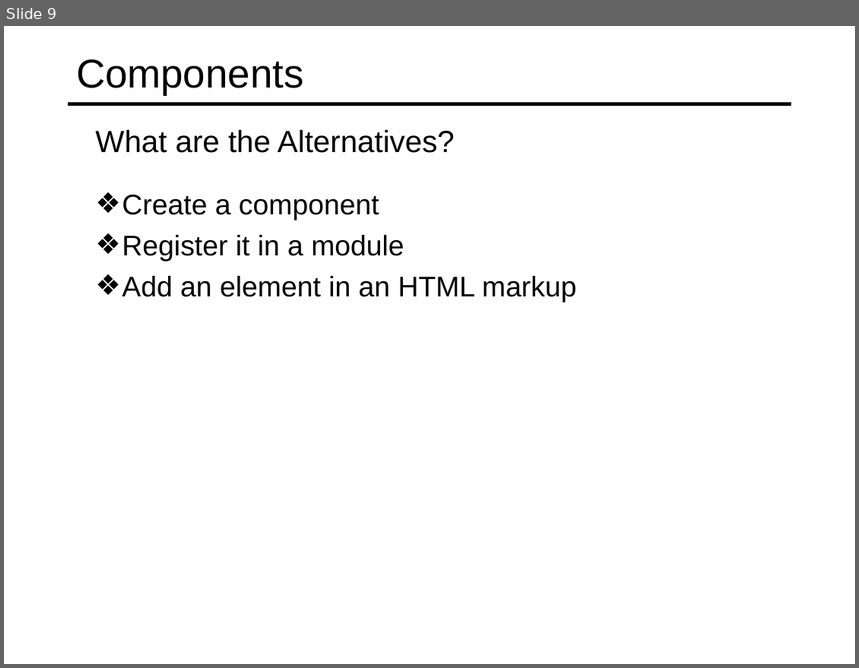
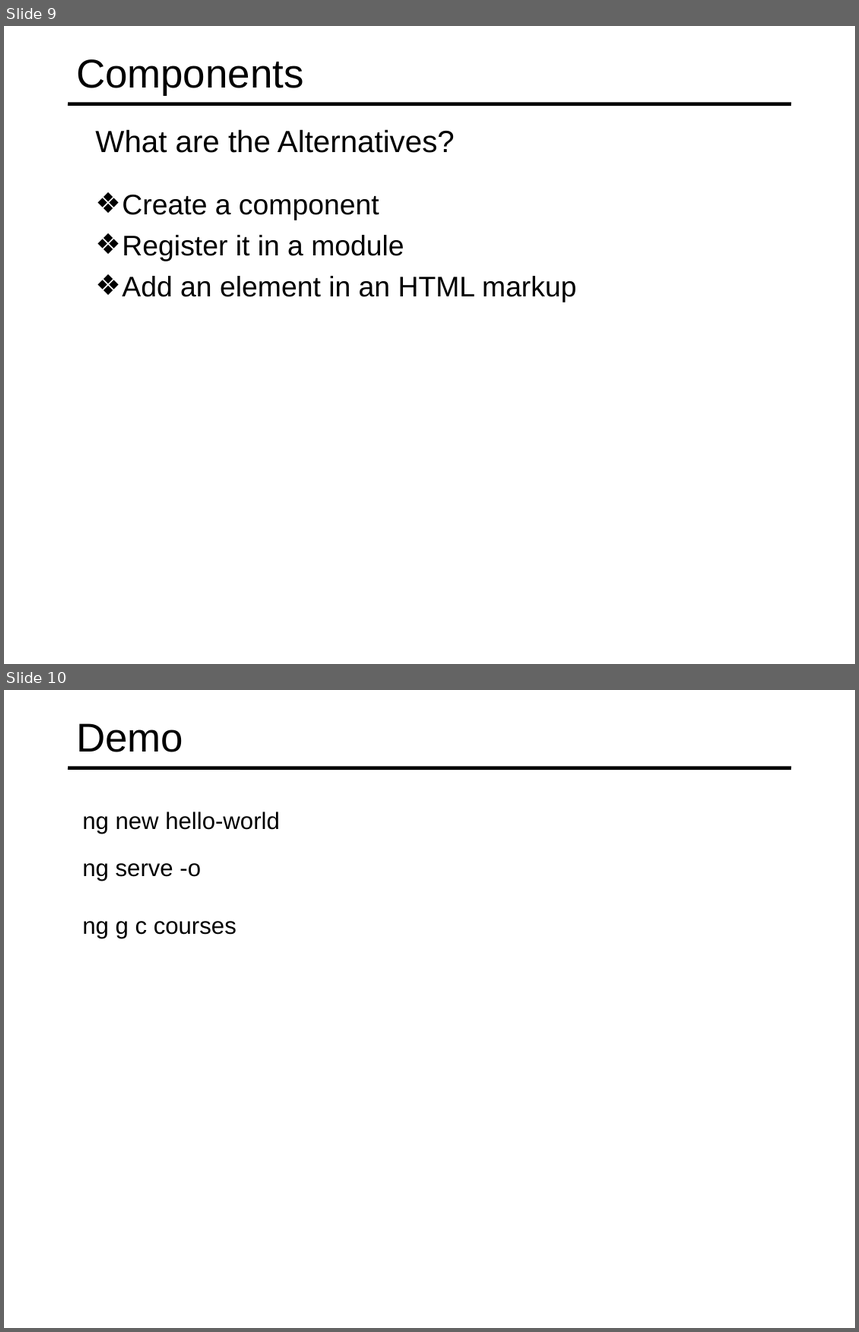
Before and after one commit to specter01wj/Jago_Link_Training, a slide deck: Angular/Angular7/Angular Advanced Course/Essentials/1.Fundamentals/L1_Fundamentals.ppt. Shown one above the other, each under a label of ours: slide 9 before the commit, slides 9 and 10 after it. The pictures are 859x668 and 859x1332 pixels, drawn with LibreOffice and Linux fonts; fonts in the diff are those of the drawing. Boxes give left, top, right and bottom in pixels: in the first picture for what was removed or moved away, otherwise in the second. Text is boxed around its words. In the diff, an @@ line names an element or a change of style, - is before the commit and + after.

Commit message:
09/05/2019 v1

```diff
--- a/Angular/Angular7/Angular Advanced Course/Essentials/1.Fundamentals/L1_Fundamentals.ppt
+++ b/Angular/Angular7/Angular Advanced Course/Essentials/1.Fundamentals/L1_Fundamentals.ppt
@@ slide 10 added at [4, 690, 855, 1328], background #FFFFFF; not listed: 1 template element that a slide beside it also shows @@
@@ title added at [76, 723, 183, 752], 34 pt, text #000000 @@
+Demo
@@ text added at [82, 812, 279, 834], 20 pt, text #000000 @@
+  ng new hello-world
@@ text added at [82, 863, 201, 881], 20 pt, text #000000 @@
+  ng serve -o
@@ text added at [82, 921, 237, 939], 20 pt, text #000000 @@
+  ng g c courses
```
